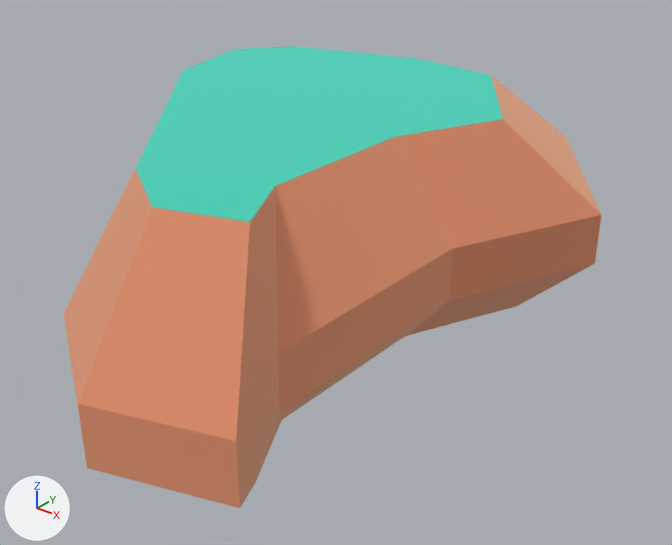
Before and after pictures for a commit that changed the glTF model addons/dot_map/props/rock.glb.
Rendered twice from a 50 mm camera at (0.817, -0.895, 0.546) aimed at (0.091, 0.013, -0.017). The axes (+X, +Y, +Z) are drawn at lower left. The lights are the same throughout. The picture after the commit comes second. Where no turn or scale is listed for an object, it has been applied to the vertices.

The first picture shows 'rock_largeA'.
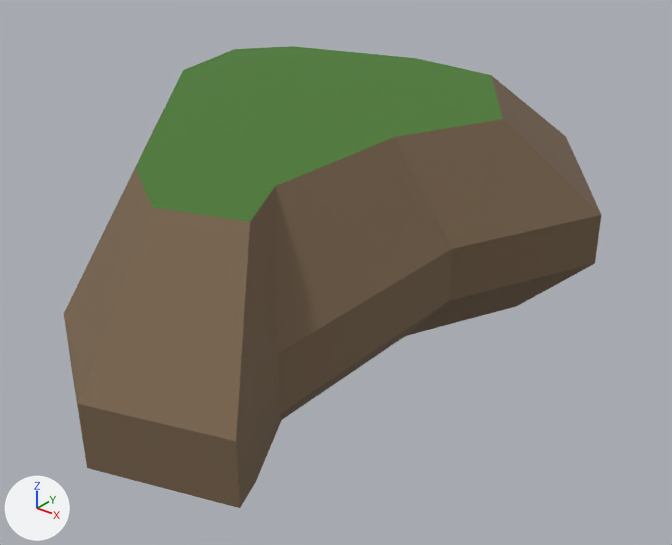
Boxes [x1, y1, x2, y2] around the edits, measured in the pictures (672 x 545 px):
'rock_largeA', recoloured, surface changed (darker)
    both: [64, 46, 601, 508]

Patch to the scene script:
```diff
--- a/addons/dot_map/props/rock.glb.py
+++ b/addons/dot_map/props/rock.glb.py
@@ mat_dirt @@
 mat_dirt = principled_material('dirt')
-mat_dirt.base_color = (0.886, 0.514, 0.341)  # beige #f2be9e
-mat_dirt.metallic = 1.0
+mat_dirt.base_color = (0.18, 0.12, 0.07)  # brown #76614b
 mat_dirt.roughness = 1.0
@@ mat_grass @@
 mat_grass = principled_material('grass')
-mat_grass.base_color = (0.173, 0.847, 0.722)  # cyan #73eddd
-mat_grass.metallic = 1.0
+mat_grass.base_color = (0.069, 0.195, 0.03)  # dark green #4a7a30
 mat_grass.roughness = 1.0
@@ ob_tmpparent @@
-ob_tmpparent = bpy.data.objects.new('tmpParent', None)
-ob_tmpparent.location = (0.0, 0.0, 0.0)
```
